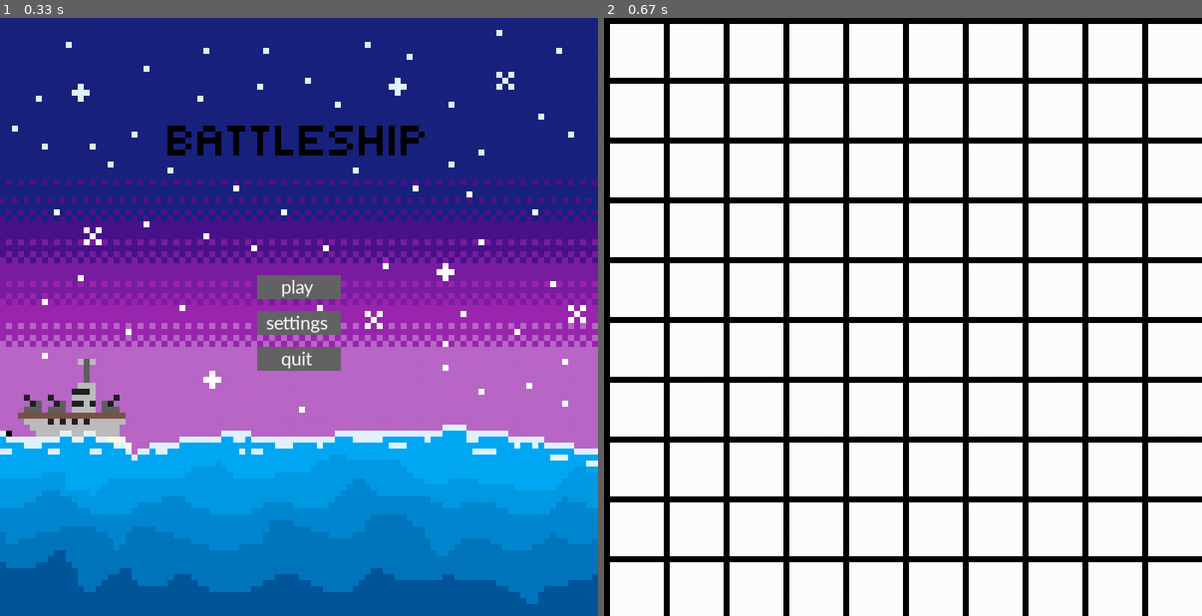
Above: before the commit, frames 1-2 (left to right).
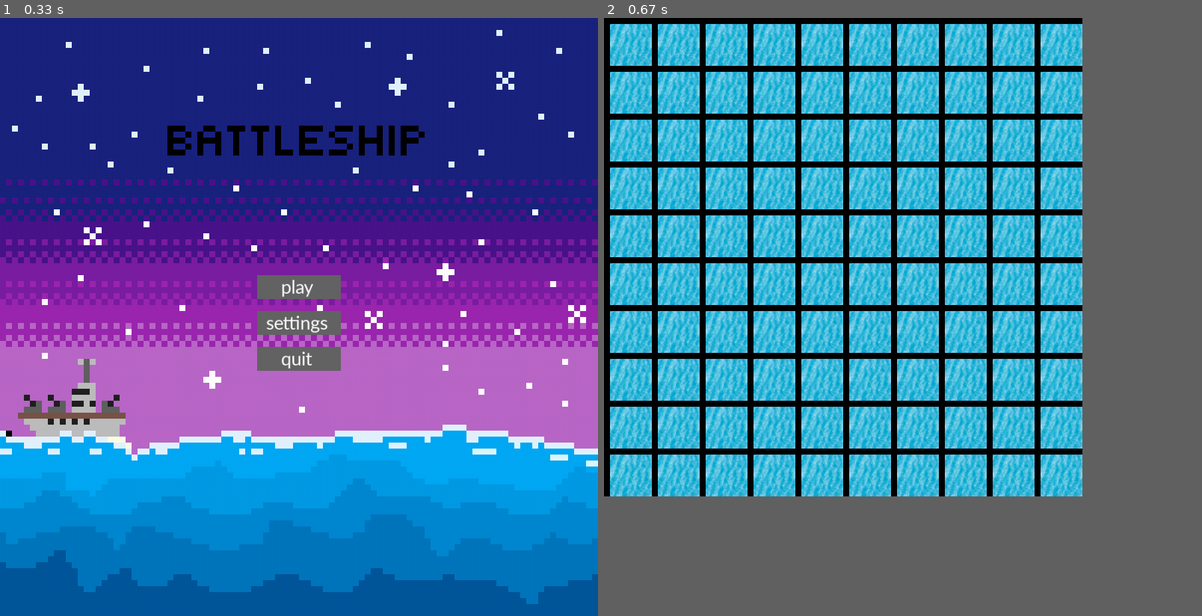
Above: after the commit, the same moments.

Repository: MasonColeman1/BattleShip-Game
Game: pygame game, started from pygameGame.py
Same seed, same stepped clock (60 frames per second), same inputs: the game is played once before the commit and once after it.
Inputs:
- Up to frame 1 (0.33 s): no input
- Up to frame 2 (0.67 s): click "play" at 0.38 s
In frame 2 the window is 900x900 before the commit and 720x720 after it. Grey fills any space a smaller window leaves; there, only what the larger window draws over its background counts as a difference.

Frame 1 is identical in both runs. In frame 2, 67% of the frame differs, in the area x 0-100%, y 0-100%.

Commit message:
draw board with ocean. Ship tiles broken

Diff:
--- a/pygameGame.py
+++ b/pygameGame.py
@@ -28,8 +28,8 @@
 
 #these probably shouldnt be global but im not gonna change that
 # This sets the WIDTH and HEIGHT of each grid location
-WIDTH = 90
-HEIGHT = 90
+WIDTH = 70
+HEIGHT = 70
 
 # This sets the margin between each cell
 MARGIN = 10
@@ -98,7 +98,7 @@
 def title_screen(screen):
 
     #background title screen if not work change reference to local
-    bg_title = pygame.image.load(r"C:\Users\resur\OneDrive\Documents\School\CS 3100\group6-cs3100\title_art.png")
+    bg_title = pygame.image.load(r"C:\Users\jchri\Documents\S&T\FALL 21\CS 3100\Project Code\group6-cs3100\title_art.png")
 
     # defining a font
     smallfont = pygame.font.SysFont('Corbel',35)
@@ -226,7 +226,7 @@
 
                     # Set that location to one
                     prev_values.append(p1grid[row + (spot * ship_orientation[0])][column + (spot * ship_orientation[1])])
-                    p1grid[row + (spot * ship_orientation[0])][column + (spot * ship_orientation[1])] = 1
+                    p1grid[row + (spot * ship_orientation[0])][column + (spot * ship_orientation[1])] = ship_len
                     print("Click ", pos, "Grid coordinates: ", row, column)
                     if prev_values[spot] == 1: # overlap is detected
                         overlap_flag = True
@@ -275,20 +275,68 @@
         screen.fill(BLACK)
 
         # Draw the grid
+
+        # Load ocean tile image here to avoid loading each loop
+        oceanTile = pygame.image.load(r"C:\Users\jchri\Documents\S&T\FALL 21\CS 3100\Project Code\group6-cs3100\cs3100_Group-6 Ships\cs3100_oceanFloor.png")
+        carrier = []
+        battleship = []
+        submarine = []
+        cruiser = []
+        destroyer = []
+        cruiserCount = 0 # counter for determining cruiser and sub placement
+        for ship in placeable_ships:
+            for i in range(ship):
+                if ship == 2: # Load destroyer images
+                    shipTile = pygame.image.load(r"C:\Users\jchri\Documents\S&T\FALL 21\CS 3100\Project Code\group6-cs3100\cs3100_Group-6 Ships\Destroyer\blue\destroyerBlue"+str(i)+r".png")
+                    destroyer.append(shipTile)
+                elif ship == 3: # Load cruiser images
+                    shipTile = pygame.image.load(r"C:\Users\jchri\Documents\S&T\FALL 21\CS 3100\Project Code\group6-cs3100\cs3100_Group-6 Ships\Cruiser\blue\cruiserBlue"+str(i)+r".png")
+                    cruiser.append(shipTile)
+                    cruiserCount += 1
+                    if(cruiserCount >= 3): # Load submarine images
+                        shipTile = pygame.image.load(r"C:\Users\jchri\Documents\S&T\FALL 21\CS 3100\Project Code\group6-cs3100\cs3100_Group-6 Ships\Submarine\blue\subBlue"+str(i)+r".png")
+                        submarine.append(shipTile)
+                elif ship == 4: # Load battleship images
+                    shipTile = pygame.image.load(r"C:\Users\jchri\Documents\S&T\FALL 21\CS 3100\Project Code\group6-cs3100\cs3100_Group-6 Ships\Battleship\blue\battleshipBlue"+str(i)+r".png")
+                    battleship.append(shipTile)
+                else: # Load carrier images
+                    shipTile = pygame.image.load(r"C:\Users\jchri\Documents\S&T\FALL 21\CS 3100\Project Code\group6-cs3100\cs3100_Group-6 Ships\Carrier\blue\CarrierBlue"+str(i)+r".png")
+                    carrier.append(shipTile)
+
+        carrierCount = 0
+        battleshipCount = 0
+        cruiserCount = 0
+        submarineCount = 0
+        destroyerCount = 0
         # if not all_ships_placed:
         for row in range(10):
             for column in range(10):
-                color = WHITE
-                if p1grid[row][column] == 1:
-                    color = GREEN
-                elif row == curr_row and column == curr_column:
-                    color = GRAY
-                pygame.draw.rect(screen,
-                                color,
-                                [(MARGIN + WIDTH) * column + MARGIN,
-                                (MARGIN + HEIGHT) * row + MARGIN,
-                                WIDTH,
-                                HEIGHT])
+                if p1grid[row][column] == 2:
+                    currTile = destroyer[destroyerCount]
+                    destroyerCount +=1
+                elif p1grid[row][column] == 3:
+                    currTile = cruiser[cruiserCount]
+                    cruiserCount += 1
+                    if(cruiserCount > 3):
+                        currTile = submarine[submarineCount]
+                        submarineCount += 1
+                elif p1grid[row][column] == 4:
+                    currTile = battleship[battleshipCount]
+                    battleshipCount += 1
+                elif p1grid[row][column] == 5:
+                    currTile = carrier[carrierCount]
+                    carrierCount += 1
+                else:
+                    currTile = oceanTile
+
+                screen.blit(currTile, [(MARGIN + WIDTH) * column + MARGIN, (MARGIN + HEIGHT) * row + MARGIN, WIDTH, HEIGHT])
+
+                #pygame.draw.rect(screen,
+                #                color,
+                #                [(MARGIN + WIDTH) * column + MARGIN,
+                #                (MARGIN + HEIGHT) * row + MARGIN,
+                #                WIDTH,
+                #                HEIGHT])
 
 
         pygame.display.update()
